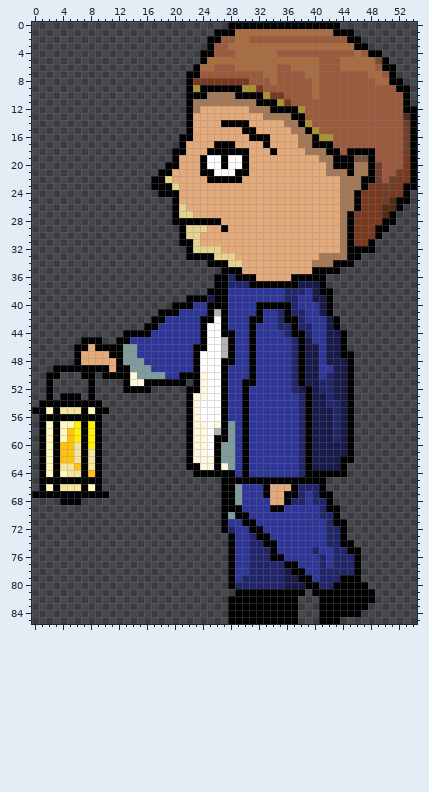
One commit to this sprite sheet: game/images/sprites/Boy/left/4.png. The picture above was drawn from the file before the commit.
The file is 165x258 pixels, drawn in blocks of 3x3; one block is one cell here. Colours within 5 levels of each other are drawn and written as one.
The same view after the edit:
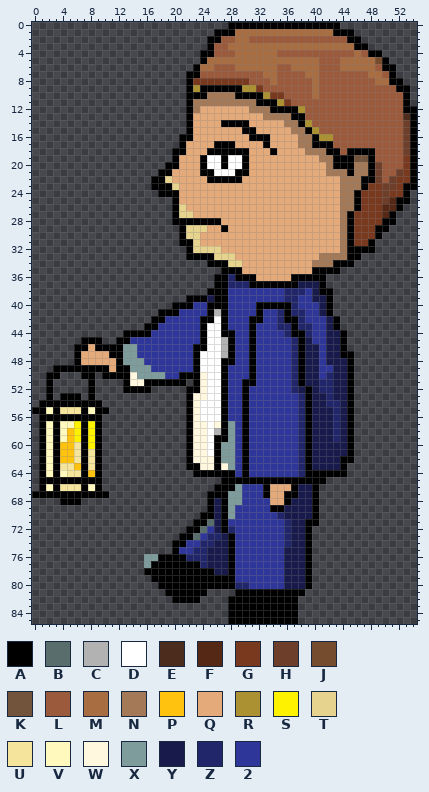
Palette (. is transparent): A #000000  B #586d6c  C #b2b2b2  D #ffffff  E #4c2c1d  F #542815  G #78391e  H #6d3f2a  J #754c2d  K #72543d  L #9c5a3c  M #a86d40  N #a37958  P #ffc20e  Q #e5aa7a  R #ab9132  S #fff200  T #e6d38e  U #f5e49c  V #fff9bd  W #fff8de  X #7e9c9b  Y #171a4a  Z #21266b  2 #2f3699
The exact change:
{"y":66,"x":26,"old":".","new":"A"}
{"y":66,"x":38,"old":"ZZZA","new":"YYA."}
{"y":67,"x":25,"old":"..","new":"AA"}
{"y":67,"x":28,"old":"A","new":"X"}
{"y":67,"x":38,"old":"Z2ZAA","new":"YYA.."}
{"y":68,"x":25,"old":"..","new":"AY"}
{"y":68,"x":28,"old":"A","new":"X"}
{"y":68,"x":37,"old":"ZZ2ZZA","new":"YYYA.."}
{"y":69,"x":25,"old":"..","new":"AY"}
{"y":69,"x":28,"old":"AA","new":"X2"}
{"y":69,"x":36,"old":"22222ZAA","new":"YYYYA..."}
{"y":70,"x":24,"old":"...","new":"AAY"}
{"y":70,"x":29,"old":"AA","new":"22"}
{"y":70,"x":35,"old":"222222ZZA","new":"ZYYYYA..."}
{"y":71,"x":23,"old":"....","new":"AABY"}
{"y":71,"x":30,"old":"AA","new":"22"}
{"y":71,"x":36,"old":"222222ZAA","new":"ZYYAA...."}
{"y":72,"x":22,"old":".....","new":"AAB2Y"}
{"y":72,"x":31,"old":"AA","new":"22"}
{"y":72,"x":36,"old":"222222ZZA","new":"ZYYA....."}
{"y":73,"x":21,"old":".......","new":"AAB2ZZY"}
{"y":73,"x":31,"old":"ZAA","new":"222"}
{"y":73,"x":36,"old":"222222ZZA","new":"ZYYA....."}
{"y":74,"x":20,"old":"........","new":"AA22ZZYY"}
{"y":74,"x":31,"old":"ZZAA","new":"2222"}
{"y":74,"x":36,"old":"222222ZZAA","new":"ZYYA......"}
{"y":75,"x":20,"old":"........","new":"A22ZZYYY"}
{"y":75,"x":31,"old":"ZZZA","new":"2222"}
{"y":75,"x":36,"old":"2222Z22ZZAA","new":"YYYA......."}
{"y":76,"x":16,"old":"............","new":"XXAAAAZZZYYY"}
{"y":76,"x":31,"old":"ZZZAA22222Z2ZZZA","new":"22222YYYA......."}
{"y":77,"x":16,"old":"............","new":"XAAAAAAAZYYY"}
{"y":77,"x":31,"old":"ZZZZZAA222Z2ZZZA","new":"22222YYYA......."}
{"y":78,"x":16,"old":"............","new":"AAAAAAAAAAYY"}
{"y":78,"x":31,"old":"ZZZZZ","new":"22222"}
{"y":78,"x":37,"old":"AA22ZZZZZA","new":"YYA......."}
{"y":79,"x":17,"old":"...........","new":"AAAAAAAAAAA"}
{"y":79,"x":30,"old":"ZZZZZZ","new":"222222"}
{"y":79,"x":38,"old":"A","new":"Y"}
{"y":79,"x":40,"old":"2ZZZAAA","new":"......."}
{"y":80,"x":18,"old":"..........","new":"AAAAAAAAAA"}
{"y":80,"x":31,"old":"ZZZZZ","new":"22222"}
{"y":80,"x":40,"old":"AZZAAAAA","new":"........"}
{"y":81,"x":19,"old":"......","new":"AAAAAA"}
{"y":81,"x":40,"old":"AAAAAAAAA","new":"........."}
{"y":82,"x":20,"old":"....","new":"AAAA"}
{"y":82,"x":41,"old":"AAAAAAAA","new":"........"}
{"y":83,"x":41,"old":"AAAAAAA","new":"......."}
{"y":84,"x":41,"old":"AAAAAA","new":"......"}
{"y":85,"x":41,"old":"AAA","new":"..."}
